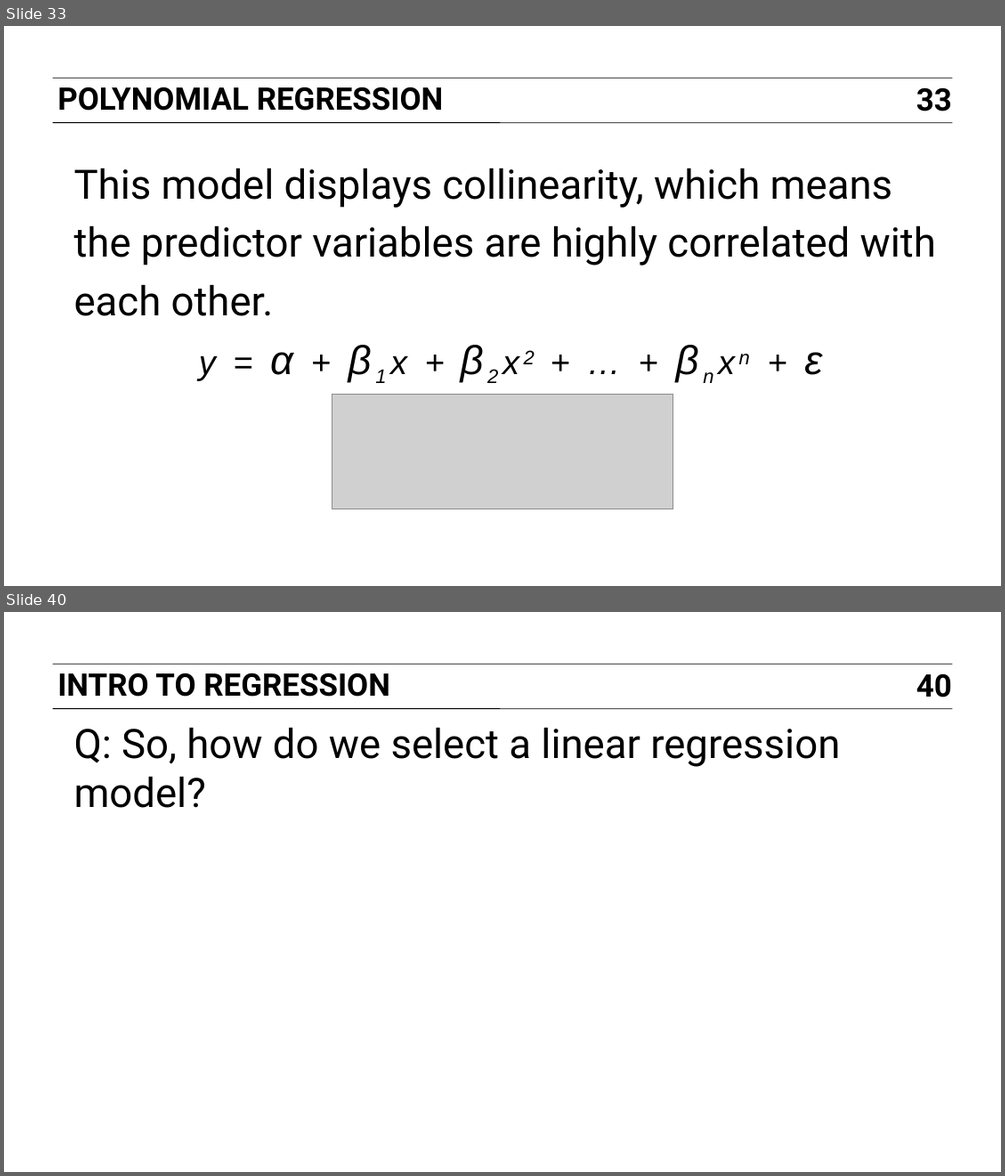
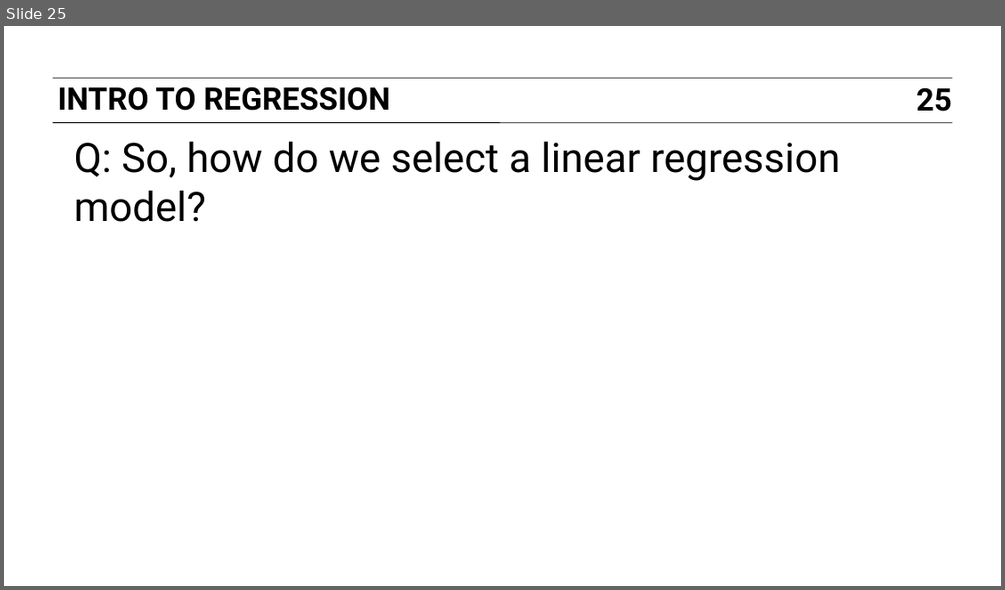
Before and after one commit to ajschumacher/gadsdc, a slide deck: 09-linear_R/slides.pptx. Shown one above the other, each under a label of ours: slides 33 and 40 before the commit, slide 25 after it; the slides between them are not shown. The pictures are 1005x1176 and 1005x590 pixels, drawn with LibreOffice and Linux fonts; fonts in the diff are those of the drawing; grey boxes stand for pictures. Boxes give left, top, right and bottom in pixels: in the first picture for what was removed or moved away, otherwise in the second. Text is boxed around its words. In the diff, an @@ line names an element or a change of style, - is before the commit and + after.

```diff
--- a/09-linear_R/slides.pptx
+++ b/09-linear_R/slides.pptx
@@ slide 33 removed at box(4, 26, 1001, 586), background #FFFFFF; not listed: 2 template elements that a slide beside it also shows @@
@@ text removed at box(57, 87, 444, 111) @@
-POLYNOMIAL REGRESSION
@@ page number removed at box(916, 87, 952, 111) @@
-33
@@ text removed at box(74, 168, 936, 380) @@
-This model displays collinearity, which means the predictor variables are highly correlated with each other.
-y = α + β1x + β2x2 + … + βnxn + ε
@@ picture removed at box(332, 394, 672, 508) @@
@@ what was slide 40 is now slide 25 @@
@@ page number at box(916, 87, 952, 111): text changed @@
-40
+25
```
Also in this commit, not shown: 2 slides changed, 14 other slides removed, 3 other files.
